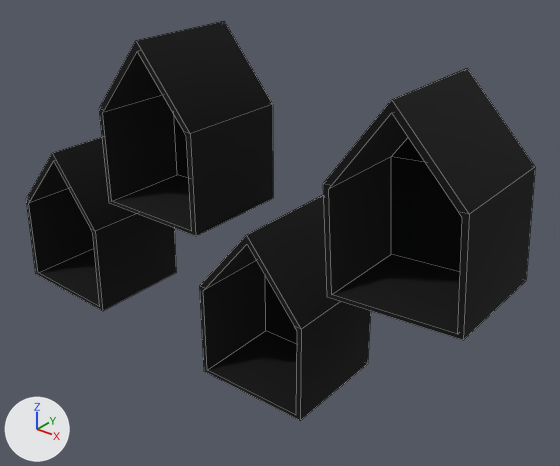
Two versions of the OBJ model Extern/Graphics/Mesh/wallshelf_cute.obj, one commit apart.
Camera for both pictures: a 50 mm lens placed at (70.2, -103.5, 101.5), pointed at (-15.5, 3.6, 35.1). Arrows for +X, +Y and +Z are at lower left; the lights stay in place. The first picture is the older version. Mesh edges are drawn as thin lines. Where no turn or scale is listed for an object, it has been applied to the vertices.

Before the edit, the objects in view are built like this:
```python
me_wallshelf_cute = bpy.data.meshes.new('wallshelf_cute')
me_wallshelf_cute.from_pydata(...)  # 104 vertices, 72 faces; spans x -78.8..31.2, y -11.6..11.4, z 7.3..72.3
# faces by material slot: [18, 18, 18, 18]
me_wallshelf_cute.materials.append(mat_polysurface1sg)  # black #000000
me_wallshelf_cute.materials.append(mat_polysurface22sg)  # black #000000
me_wallshelf_cute.materials.append(mat_polysurface23sg)  # black #000000
me_wallshelf_cute.materials.append(mat_polysurface21sg)  # black #000000
ob_wallshelf_cute = bpy.data.objects.new('wallshelf_cute', me_wallshelf_cute)
ob_wallshelf_cute.location = (0.0, 0.0, 0.0)
```
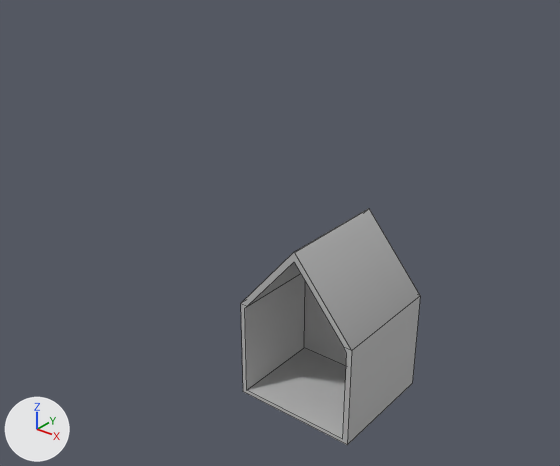
Patch to the scene script:
```diff
--- a/Extern/Graphics/Mesh/wallshelf_cute.obj.py
+++ b/Extern/Graphics/Mesh/wallshelf_cute.obj.py
@@ mat_lambert2sg @@
+mat_lambert2sg = principled_material('lambert2SG')
+mat_lambert2sg.base_color = (0.5, 0.5, 0.5)  # grey #bcbcbc
+mat_lambert2sg.roughness = 1.0
@@ me_wallshelf_cute @@
 # used by ob_wallshelf_cute; location = (0.0, 0.0, 0.0)
-me_wallshelf_cute.from_pydata(...)  # 104 vertices, 72 faces; spans x -78.8..31.2, y -11.6..11.4, z 7.3..72.3
-me_wallshelf_cute.materials.append(mat_polysurface1sg)  # black #000000
-me_wallshelf_cute.materials.append(mat_polysurface22sg)  # black #000000
-me_wallshelf_cute.materials.append(mat_polysurface23sg)  # black #000000
-me_wallshelf_cute.materials.append(mat_polysurface21sg)  # black #000000
+me_wallshelf_cute.from_pydata(...)  # 26 vertices, 18 faces; spans x -12.5..12.0, y -11.6..11.4, z 7.3..41.9
+# me_wallshelf_cute part 1: the loose piece of 26 vertices spanning x -23.1..1.5, y -11.6..11.4, z 7.3..41.9 is moved by (10.5, 0.0, 0.0), in mat_lambert2sg (grey #bcbcbc)
+# me_wallshelf_cute part 2: the loose piece of 26 vertices spanning x 5.3..31.2, y -11.6..11.4, z 35.7..71.1 is deleted
+# me_wallshelf_cute part 3: the loose piece of 26 vertices spanning x -78.8..-53.6, y -11.6..11.4, z 9.7..44.7 is deleted
+# me_wallshelf_cute part 4: the loose piece of 26 vertices spanning x -48.0..-23.5, y -11.6..11.4, z 37.7..72.3 is deleted
+me_wallshelf_cute.materials.append(mat_lambert2sg)  # grey #bcbcbc
```

Location of each change, [x1, y1, x2, y2] in pixels of the pictures (560 x 466 px; the box of a moved part takes in the faces that stretch with it):
'wallshelf_cute', reshaped, recoloured (65% narrower, 41% shorter): before [26, 21, 535, 421]; after [241, 209, 420, 445]
part 1 of me_wallshelf_cute, moved or reshaped: before [200, 195, 371, 421]; after [241, 209, 420, 445]
part 2 of me_wallshelf_cute, deleted (black): before [323, 68, 535, 340]
part 3 of me_wallshelf_cute, deleted (black): before [26, 137, 176, 311]
part 4 of me_wallshelf_cute, deleted (black): before [99, 21, 273, 236]
